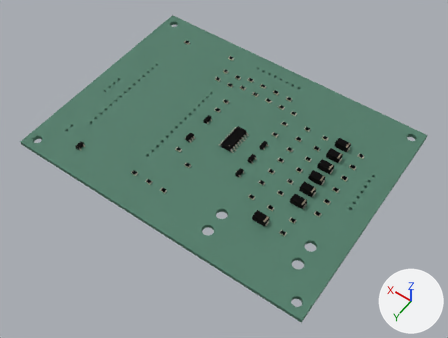
Two versions of the glTF model hardware/3d-models/cellguard.glb, one commit apart.
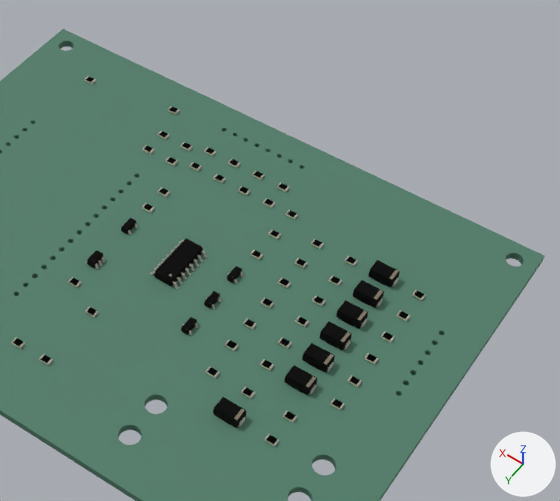
There are two pictures of each version: one whole from a 50 mm lens placed at (-0.0245, 0.0708, 0.1602), pointed at (0.05, -0.0335, -0.0037), one close up on the part from 31% to 97% of the width and 0% to 78% of the height. The lights are fixed; the arrows at lower right show +X, +Y and +Z. The last two pictures show the newer version. Where no turn or scale is listed for an object, it has been applied to the vertices. Vertices at exactly the same position are counted once.

Objects in the first close-up: '=>[0:1:1:11]', '=>[0:1:1:12]', '=>[0:1:1:5].002', '=>[0:1:1:5].004', '=>[0:1:1:5].005', '=>[0:1:1:5].006', '=>[0:1:1:9]' and 52 more.
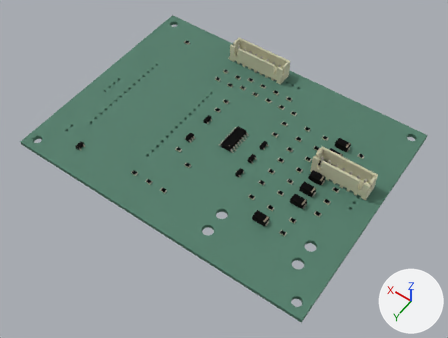
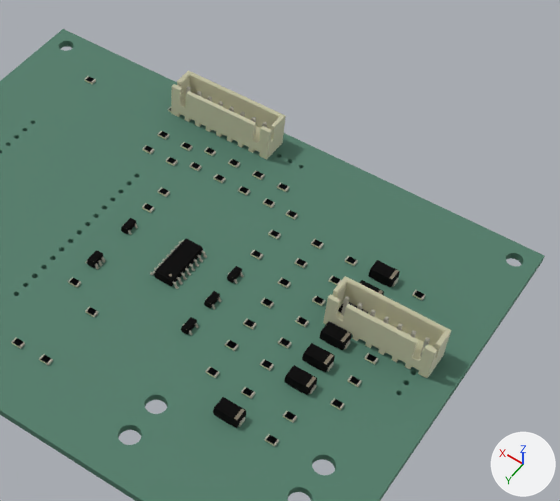
Changed parts and their boxes (x1, y1, x2, y2) in the close-ups (560 x 501 px; the box of a moved part takes in the faces that stretch with it):
'=>[0:1:1:12]', recoloured, surface changed: (168, 81, 471, 389) in both
'=>[0:1:1:11]', recoloured, surface changed, reshaped, moved (486% wider, 390% taller): before (85, 250, 106, 270); after (323, 276, 451, 378)
'=>[0:1:1:13]', added: after (171, 70, 286, 160)
    faces in mat_mat_8 (pale yellow #e4e3cf): (171, 70, 286, 160)
    faces in mat_mat_9 (light grey #d2d1c7): (186, 86, 267, 128)
part 1 of me_cellguard_pcb, moved or reshaped: before (36, 44, 225, 174); after (36, 44, 216, 174)
part 2 of me_cellguard_pcb, moved or reshaped: before (64, 30, 255, 176); after (64, 30, 249, 176)
part 3 of me_cellguard_pcb, moved or reshaped: (163, 257, 544, 501) in both
part 4 of me_cellguard_pcb, moved or reshaped: before (426, 256, 544, 355); after (444, 256, 544, 337)
part 5 of me_cellguard_pcb, moved or reshaped: before (107, 149, 544, 396); after (107, 151, 544, 396)
part 6 of me_cellguard_pcb, moved or reshaped: before (302, 166, 513, 360); after (301, 166, 513, 326)

Diff of the bpy script that builds the scene:
```diff
--- a/hardware/3d-models/cellguard.glb.py
+++ b/hardware/3d-models/cellguard.glb.py
@@ mat_mat_8 @@
 mat_mat_8 = principled_material('mat_8')
-mat_mat_8.base_color = (0.08, 0.2, 0.14)  # dark green #507c69
+mat_mat_8.base_color = (0.776, 0.768, 0.624)  # pale yellow #e4e3cf
 mat_mat_8.roughness = 0.8
+mat_mat_8.metallic = 1.0
@@ mat_mat_9 @@
+mat_mat_9 = principled_material('mat_9')
+mat_mat_9.base_color = (0.644, 0.638, 0.571)  # light grey #d2d1c7
+mat_mat_9.metallic = 1.0
+mat_mat_9.roughness = 1.0
@@ mat_mat_10 @@
+mat_mat_10 = principled_material('mat_10')
+mat_mat_10.base_color = (0.08, 0.2, 0.14)  # dark green #507c69
+mat_mat_10.roughness = 0.8
@@ me_cellguard_pcb @@
 me_cellguard_pcb.from_pydata(...)  # 2840 vertices, 5912 faces; spans x 0.0..0.11, y -0.082..0.0, z 0.0..0.0015
 # used by ob_0_1_1_12; location = (0.0, 0.0, 0.0)
-me_cellguard_pcb.materials.append(mat_mat_8)  # dark green #507c69
+# me_cellguard_pcb part 1: all 18 vertices in x 0.0651..0.0654, y -0.0764..-0.0756, z 0.0..0.0015 are moved by (-0.0002, 0.0, 0.0)
+# me_cellguard_pcb part 2: all 104 vertices in x 0.0598..0.065, y -0.0765..-0.0755, z 0.0..0.0015 are moved by (-0.0001, 0.0, 0.0)
+# me_cellguard_pcb part 3: 96 of the vertices in x 0.0065..0.0075, y -0.045..-0.0399, z 0.0..0.0015 are moved by (0.0, -0.0001, 0.0)
+# me_cellguard_pcb part 4: 96 of the vertices in x 0.0065..0.0075, y -0.0561..-0.051, z 0.0..0.0015 are moved by (0.0, 0.0001, 0.0)
+# me_cellguard_pcb part 5: all 104 vertices in x 0.047..0.0522, y -0.0765..-0.0755, z 0.0..0.0015 are moved by (0.0001, 0.0, 0.0)
+# me_cellguard_pcb part 6: all 18 vertices in x 0.0466..0.0469, y -0.0764..-0.0756, z 0.0..0.0015 are moved by (0.0002, 0.0, 0.0)
+me_cellguard_pcb.materials.append(mat_mat_10)  # dark green #507c69
@@ me_jst_b7b_xh_a @@
+me_jst_b7b_xh_a.from_pydata(...)  # 384 vertices, 764 faces; spans x -0.0025..0.0174, y -0.0034..0.0023, z -0.0034..0.007
+# faces by material slot: [464, 300]
+me_jst_b7b_xh_a.materials.append(mat_mat_8)  # pale yellow #e4e3cf
+me_jst_b7b_xh_a.materials.append(mat_mat_9)  # light grey #d2d1c7
@@ me_jst_b8b_xh_a @@
+me_jst_b8b_xh_a.from_pydata(...)  # 420 vertices, 836 faces; spans x -0.0025..0.02, y -0.0034..0.0023, z -0.0034..0.007
+# faces by material slot: [500, 336]
+me_jst_b8b_xh_a.materials.append(mat_mat_8)  # pale yellow #e4e3cf
+me_jst_b8b_xh_a.materials.append(mat_mat_9)  # light grey #d2d1c7
@@ ob_0_1_1_11 @@
-ob_0_1_1_11 = bpy.data.objects.new('=>[0:1:1:11]', me_sot_23_5)
-ob_0_1_1_11.parent = ob_u5
+ob_0_1_1_11 = bpy.data.objects.new('=>[0:1:1:11]', me_jst_b7b_xh_a)
+ob_0_1_1_11.parent = ob_j3
 ob_0_1_1_11.location = (0.0, 0.0, 0.0)
@@ ob_j3 @@
+ob_j3 = bpy.data.objects.new('J3', None)
+ob_j3.parent = ob_node_0
+ob_j3.location = (0.007, -0.048, 0.0016)
@@ ob_0_1_1_13 @@
+ob_0_1_1_13 = bpy.data.objects.new('=>[0:1:1:13]', me_jst_b8b_xh_a)
+ob_0_1_1_13.location = (0.056, -0.076, 0.0016)
```
